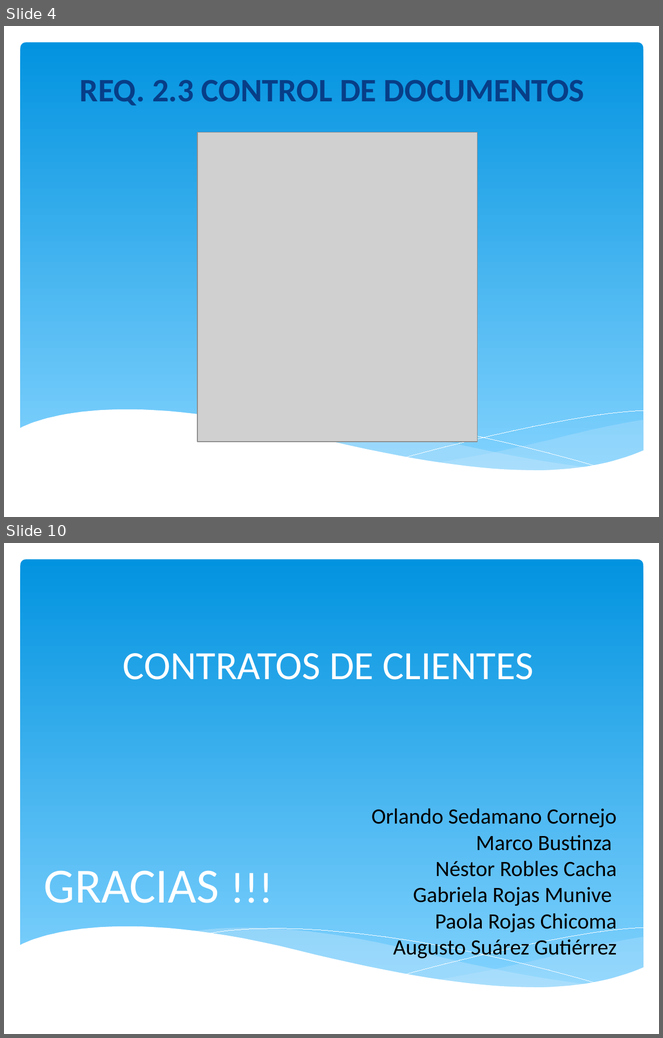
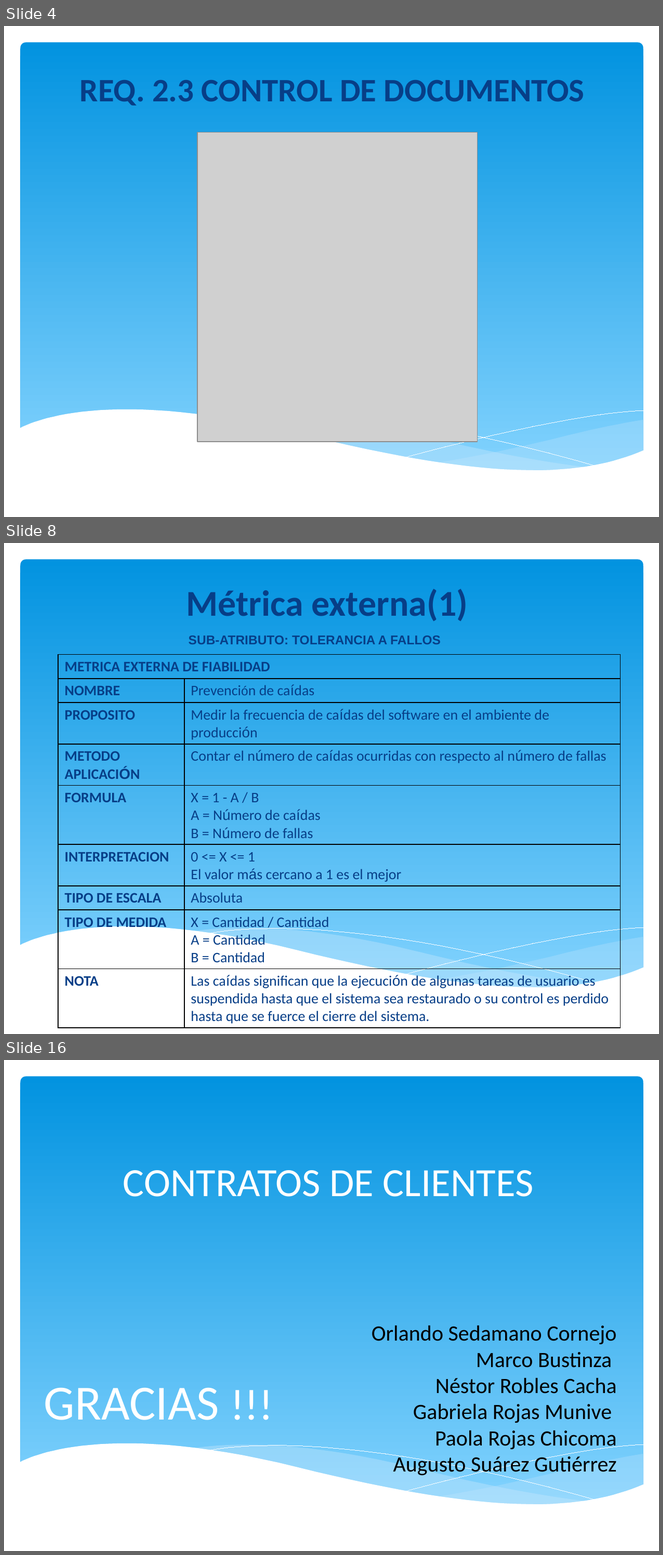
Before and after one commit to orlysemperfi/tp3-contratos-clientes, a slide deck: ITERACION 5/SUB ITERACION 4/PPT TP3 PRES04.pptx. Shown one above the other, each under a label of ours: slides 4 and 10 before the commit, slides 4, 8 and 16 after it; the slides between them are not shown. The pictures are 663x1038 and 663x1555 pixels, drawn with LibreOffice and Linux fonts; fonts in the diff are those of the drawing; grey boxes stand for pictures; background and template pictures are left out. Boxes give left, top, right and bottom in pixels: in the first picture for what was removed or moved away, otherwise in the second. Text is boxed around its words. In the diff, an @@ line names an element or a change of style, - is before the commit and + after.

```diff
--- a/ITERACION 5/SUB ITERACION 4/PPT TP3 PRES04.pptx
+++ b/ITERACION 5/SUB ITERACION 4/PPT TP3 PRES04.pptx
@@ slide 8 added at box(4, 543, 659, 1034), background #FFFFFF; not listed: 6 template elements that a slide beside it also shows @@
@@ title added at box(186, 589, 468, 621), 40 pt, text #073E87, bold @@
+Métrica externa(1)
@@ text added at box(189, 636, 441, 644), 14 pt, text #073E87, bold @@
+SUB-ATRIBUTO: TOLERANCIA A FALLOS
@@ table added at box(59, 654, 621, 1028), 9 rows, 2 columns @@
+METRICA EXTERNA DE FIABILIDAD | 
+NOMBRE | Prevención de caídas
+PROPOSITO | Medir la frecuencia de caídas del software en el ambiente de producción
+METODO APLICACIÓN | Contar el número de caídas ocurridas con respecto al número de fallas
+FORMULA | X = 1 - A / B / A = Número de caídas / B = Número de fallas
+INTERPRETACION | 0 <= X <= 1 / El valor más cercano a 1 es el mejor
+TIPO DE ESCALA | Absoluta
+TIPO DE MEDIDA | X = Cantidad / Cantidad / A = Cantidad / B = Cantidad
+NOTA | Las caídas significan que la ejecución de algunas tareas de usuario es suspendida hasta que el sistema sea restaurado o su control es perdido hasta que se fuerce el cierre del sistema.
@@ what was slide 10 is now slide 16 @@
```
Also in this commit, not shown: 1 slide changed, 9 other slides added, 4 slides removed.
